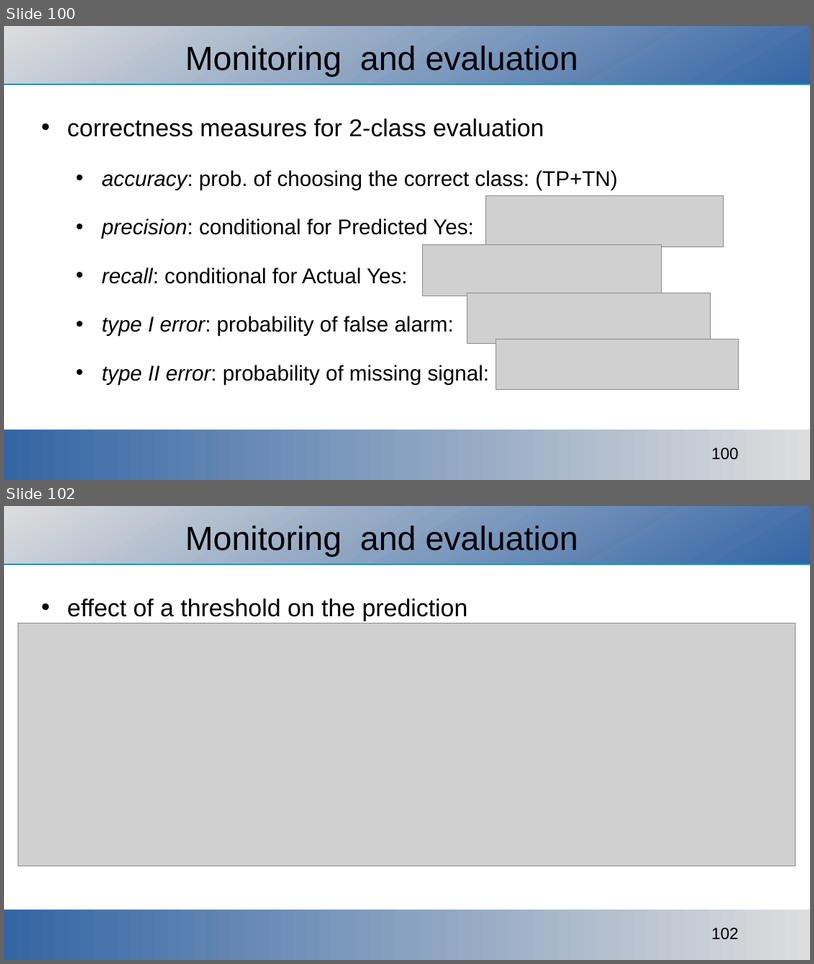
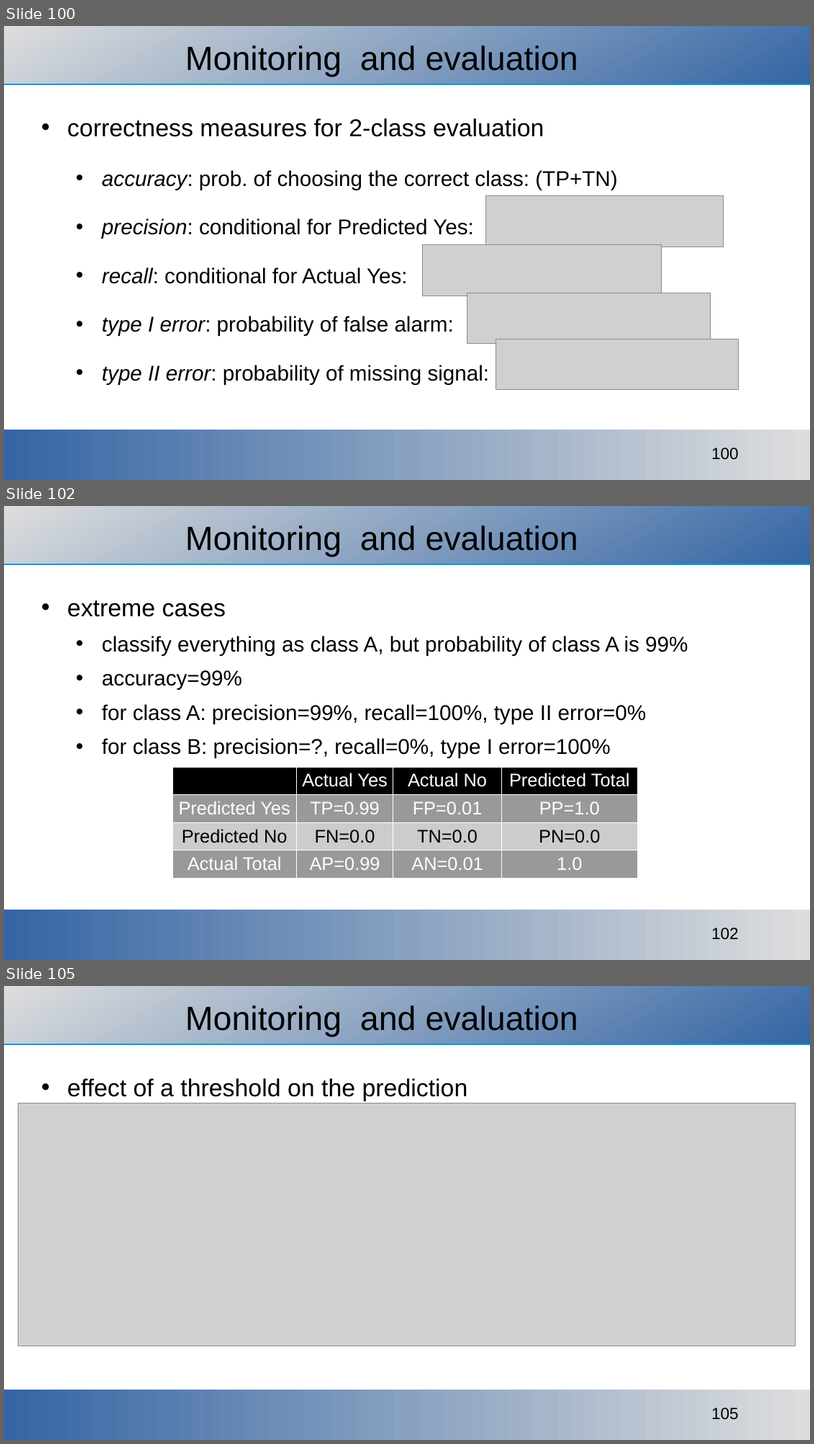
Before and after one commit to ajakovac/ML-in-Practice-I, a slide deck: ML in practice.odp. Shown one above the other, each under a label of ours: slides 100 and 102 before the commit, slides 100, 102 and 105 after it; the slides between them are not shown. The pictures are 814x964 and 814x1444 pixels, drawn with LibreOffice and Linux fonts; fonts in the diff are those of the drawing; grey boxes stand for pictures; background and template pictures are left out. Boxes give left, top, right and bottom in pixels: in the first picture for what was removed or moved away, otherwise in the second. Text is boxed around its words. In the diff, an @@ line names an element or a change of style, - is before the commit and + after.

Commit message:
1d classification added

```diff
--- a/ML in practice.odp
+++ b/ML in practice.odp
@@ slide 102 added at (4,506,810,960), background #FFFFFF; not listed: 3 template elements that a slide beside it also shows @@
@@ title added at (185,525,579,556), 33 pt, text #000000 @@
+Monitoring and evaluation
@@ text added at (67,600,688,758), 21 pt, text #000000 @@
+• extreme cases
+  • classify everything as class A, but probability of class A is 99%
+  • accuracy=99%
+  • for class A: precision=99%, recall=100%, type II error=0%
+  • for class B: precision=?, recall=0%, type I error=100%
@@ table added at (172,767,638,872), 4 rows, 4 columns @@
+ | Actual Yes | Actual No | Predicted Total
+Predicted Yes | TP=0.99 | FP=0.01 | PP=1.0
+Predicted No | FN=0.0 | TN=0.0 | PN=0.0
+Actual Total | AP=0.99 | AN=0.01 | 1.0
@@ what was slide 102 is now slide 105 @@
@@ page number at (712,1407,739,1419): text changed @@
-102
+105
```
Also in this commit, not shown: 6 slides changed, 4 other slides added, 6 other files.
